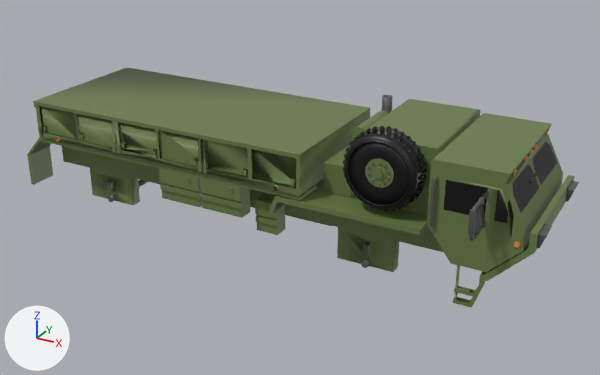
A saved change to the COLLADA model src/Simulation/oshkosh_model/sdf_models/oshkosh/meshes/body_dynamic.dae.
Rendered twice from a 50 mm camera at (8.11, -14.43, 7.27) aimed at (0.17, -0.01, 0.05). Every picture has the same lights, and +X, +Y and +Z are marked at lower left. Where no turn or scale is listed for an object, it has been applied to the vertices.

Objects in the first picture: 'SketchUp_033'.
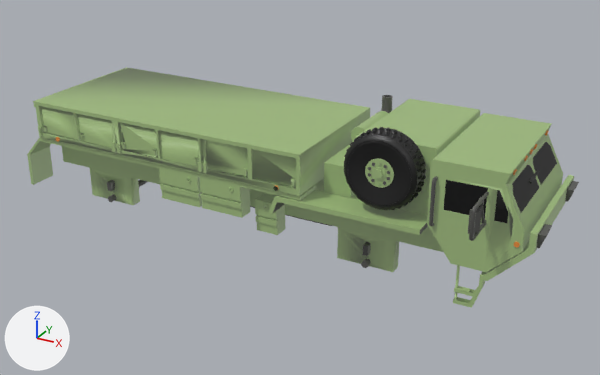
What the commit changed:
Material 'Body' (mat_body) changes colour from green #697d48 to green #96b46e; in linear values from (0.141, 0.204, 0.0653) to (0.303, 0.456, 0.155).
In material 'Body' (mat_body), emission_color is now set to (0.04, 0.04, 0.04), black #383838.
In material 'Body' (mat_body), emission_strength is now set to 1.0.

Boxes [x1, y1, x2, y2] around the edits, measured in the pictures (600 x 375 px):
'SketchUp_033', recoloured, surface changed
    both: [27, 67, 576, 308]
